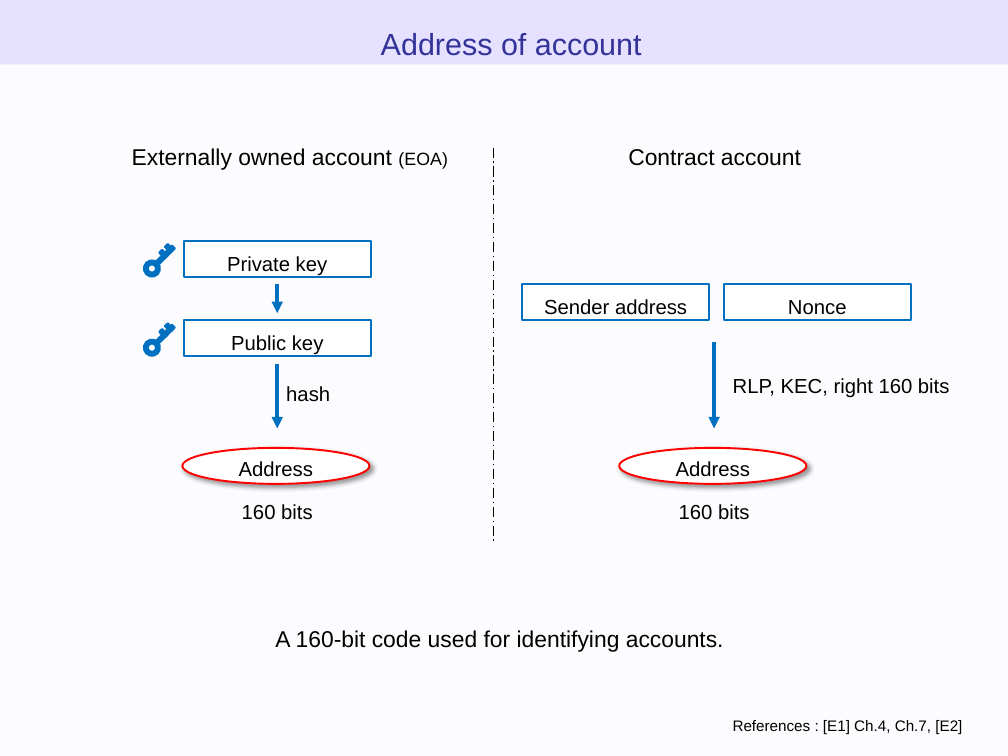
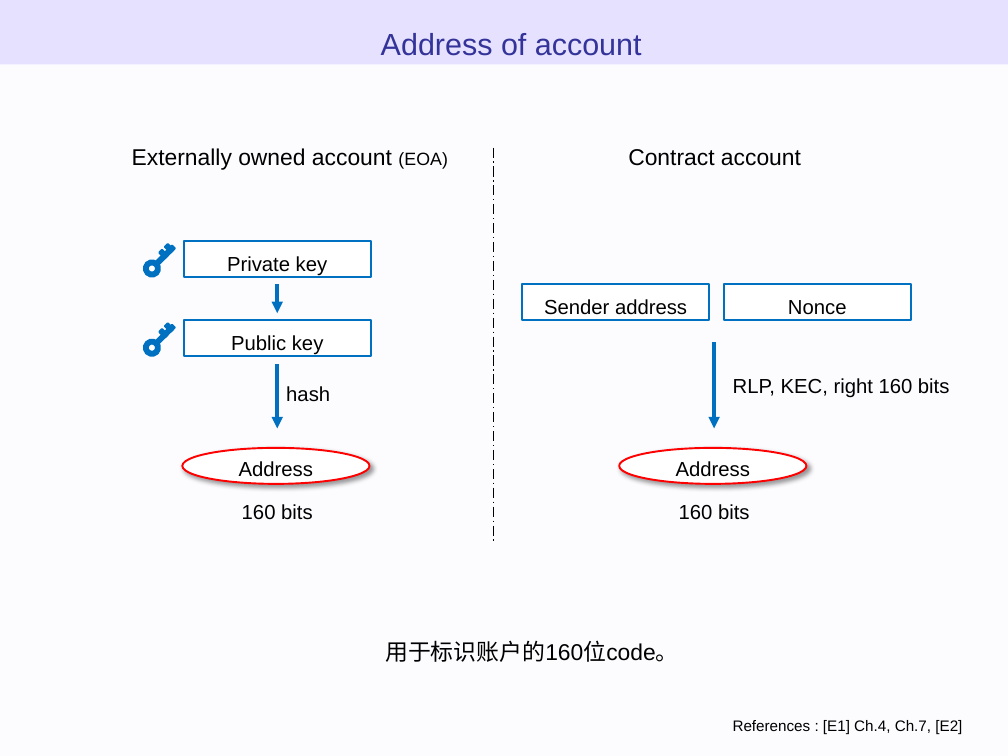
Before and after one commit to WTNO/Evm_Js_Learning, a slide deck: slide 21 of ethereum_evm_illustrated - 翻译.pptx. Drawn at 1008x756 pixels with LibreOffice and Linux fonts; fonts in the diff are those of the drawing. Boxes give left, top, right and bottom in pixels: in the first picture for what was removed or moved away, otherwise in the second. Text is boxed around its words. In the diff, an @@ line names an element or a change of style, - is before the commit and + after.

Commit message:
以太坊虚拟机图 blockchain、world state、account、transaction

```diff
--- a/ethereum_evm_illustrated - 翻译.pptx
+++ b/ethereum_evm_illustrated - 翻译.pptx
@@ text at (385, 640, 678, 662): text changed @@
-A 160-bit code used for identifying accounts.
+用于标识账户的160位code。
```
Also in this commit, not shown: 9 other slides changed.
